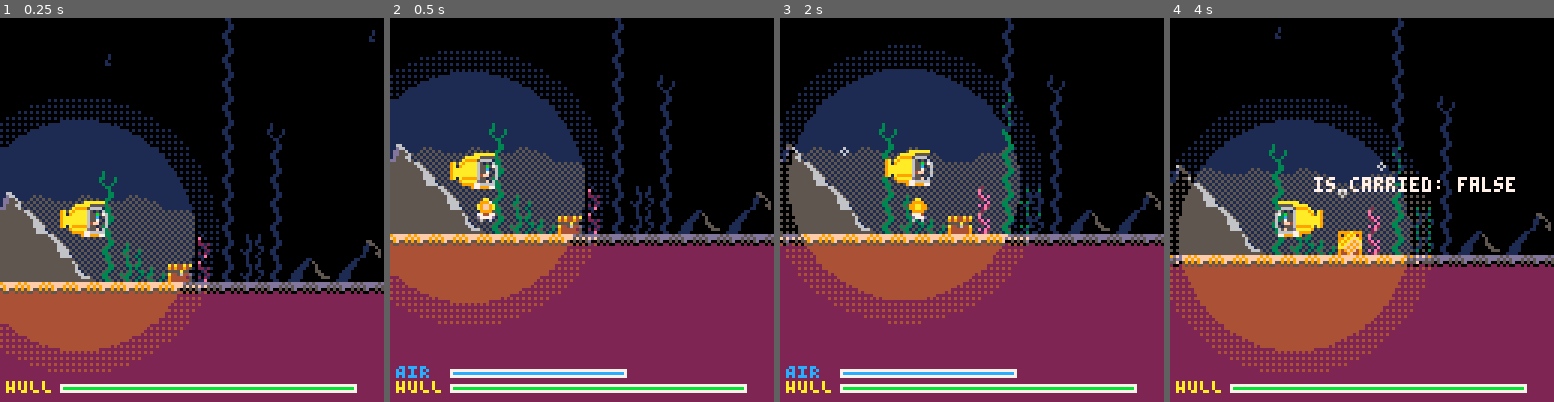
Above: before the commit, frames 1-4 (left to right).
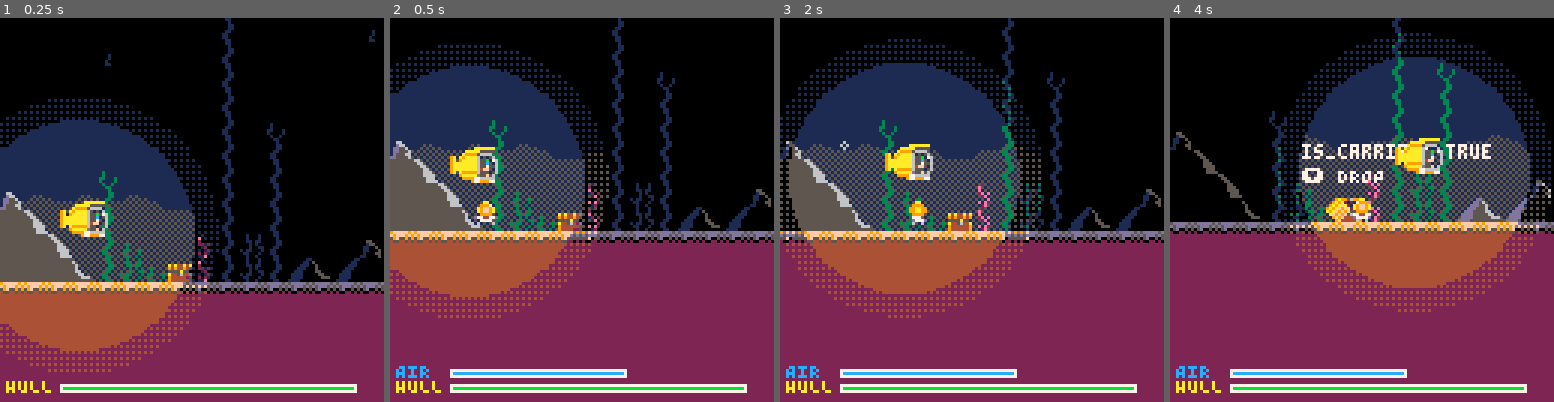
Above: after the commit, the same moments.

Repository: teamgantt/tg-sub-game
Game: PICO-8 cartridge tg-sub.p8
The game is run twice, just before and just after one commit, with the same random seed, the same clock (stepped at 60 frames per second) and the same inputs.
Inputs:
- Up to frame 1 (0.25 s): no input
- Up to frame 2 (0.5 s): tap X (X key) at 0.33 s
- Up to frame 3 (2 s): tap X (X key) at 1.07, 1.85 s; hold Right from 1.6 s (still down)
- Up to frame 4 (4 s): release Right at 2.1 s; hold Up 2.15-2.42 s; hold Right 2.47-3.03 s; tap X (X key) at 2.97 s; hold Left 3.08-3.58 s; hold Down 3.63-3.97 s

Frame 1 is identical in both runs. In frame 2, 13% of the frame differs, in the area x 0-100%, y 0-80%; in frame 3, 15%; in frame 4, 52%, in the area x 0-100%, y 0-94%.

Commit message:
improves player movement

Diff:
--- a/src/player.lua
+++ b/src/player.lua
@@ -2,7 +2,8 @@
   map_start=0
   map_end=256
   diver_friction=.75
-  diver_gravity=0.05
+  diver_gravity=0.2
+  diver_jump_power=0.2
   diver_fall_gravity=0.5
   jump_boost=5
   tick=0
@@ -31,7 +32,7 @@
   player.diver.walk_frames={4,5,6,5}
 
   player.diver.jump = function(self)
-    self.jump_t = 60
+    self.jump_t = 30
     self.jumping = true
     diver_bubbles.step(.05)
     diver_bubbles.step(.02, 60)
@@ -70,7 +71,6 @@
     diver.o2 = 60
   elseif (btnp(❎) and player.mode == 'diver') then
     player.mode = 'tgsub'
-    player.diver.o2 = 60
   end
 
   --apply controls
@@ -178,7 +178,7 @@
 
   if player.diver.jump_t > 0 and player.diver.jumping then
     player.diver.jump_t-=1
-    player.diver.dy-=.1
+    player.diver.dy-=diver_jump_power
   else
     player.diver.dy+=diver_gravity
   end
@@ -203,6 +203,10 @@
   if (player.mode == 'diver') then
     if (diver.walking) then
       spr(diver.walk_frames[flr(walk_anim.f)], diver.x, diver.y, 1, 1, diver.flipx)
+    elseif (diver.dy < 0) then
+      spr(7, diver.x, diver.y, 1, 1, diver.flipx)
+    elseif (not diver.on_ground) then
+      spr(8, diver.x, diver.y, 1, 1, diver.flipx)
     else
       spr(3, diver.x, diver.y, 1, 1, diver.flipx)
     end
